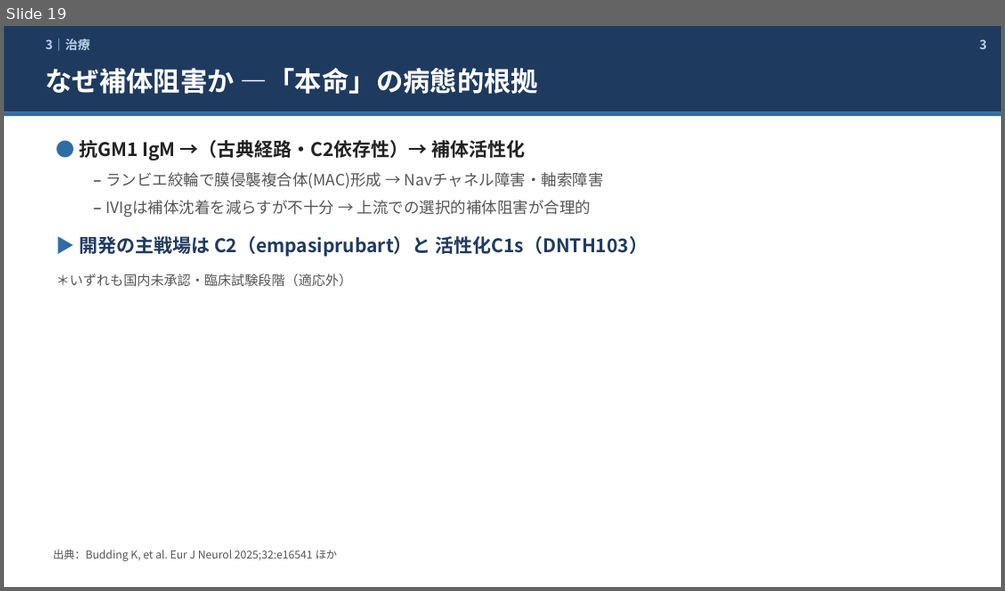
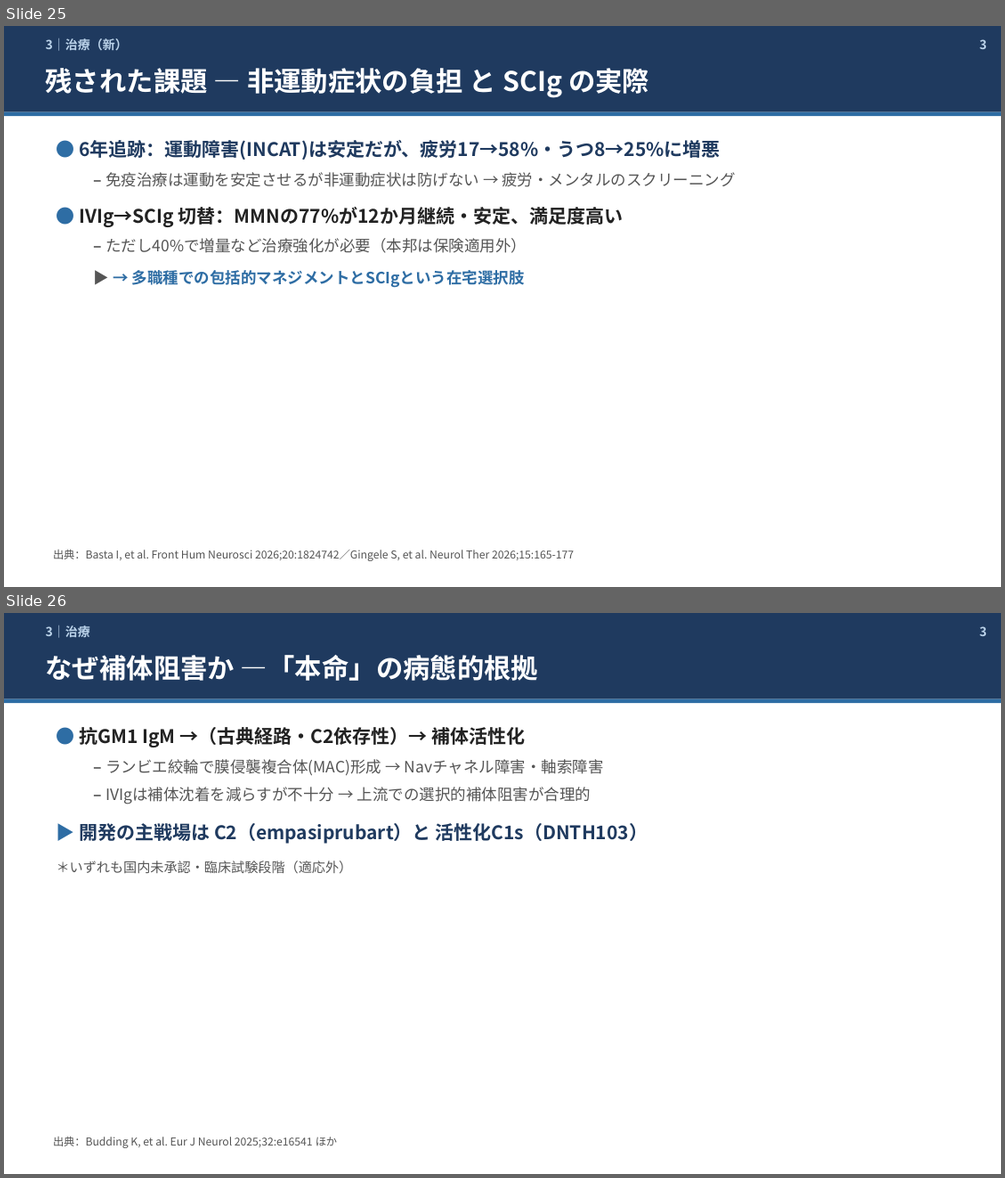
Before and after one commit to HIN0209/MMN_takeda2026, a slide deck: MMN_update_2026_skeleton_ja.pptx. Shown one above the other, each under a label of ours: slide 19 before the commit, slides 25 and 26 after it. The pictures are 1005x591 and 1005x1178 pixels, drawn with LibreOffice and Linux fonts; fonts in the diff are those of the drawing. Boxes give left, top, right and bottom in pixels: in the first picture for what was removed or moved away, otherwise in the second. Text is boxed around its words. In the diff, an @@ line names an element or a change of style, - is before the commit and + after.

```diff
--- a/MMN_update_2026_skeleton_ja.pptx
+++ b/MMN_update_2026_skeleton_ja.pptx
@@ slide 25 added at bbox=[4, 26, 1001, 587], background #FFFFFF @@
@@ rectangle added at bbox=[4, 26, 1001, 112], fill #1F3A5F @@
@@ text added at bbox=[46, 38, 128, 51], 12 pt, text #BBD3EA, bold @@
+3｜治療（新）
@@ text added at bbox=[979, 39, 987, 49], 12 pt, text #BBD3EA, bold @@
+3
@@ text added at bbox=[46, 68, 649, 98], 26 pt, text #FFFFFF, bold @@
+残された課題 — 非運動症状の負担 と SCIg の実際
@@ rectangle added at bbox=[4, 112, 1001, 117], fill #2E6DA4 @@
@@ text added at bbox=[79, 140, 735, 288], 15 pt, text #555555, bold @@
+● 6年追跡：運動障害(INCAT)は安定だが、疲労17→58%・うつ8→25%に増悪
+  – 免疫治療は運動を安定させるが非運動症状は防げない → 疲労・メンタルのスクリーニング
+● IVIg→SCIg 切替：MMNの77%が12か月継続・安定、満足度高い
+  – ただし40%で増量など治療強化が必要（本邦は保険適用外）
+  ▶ → 多職種での包括的マネジメントとSCIgという在宅選択肢
@@ text added at bbox=[53, 548, 574, 561], 10.5 pt, text #555555 @@
+出典：Basta I, et al. Front Hum Neurosci 2026;20:1824742／Gingele S, et al. Neurol Ther 2026;15:165-177
@@ what was slide 19 is now slide 26 @@
```
Also in this commit, not shown: 8 other slides added, 2 other files.
